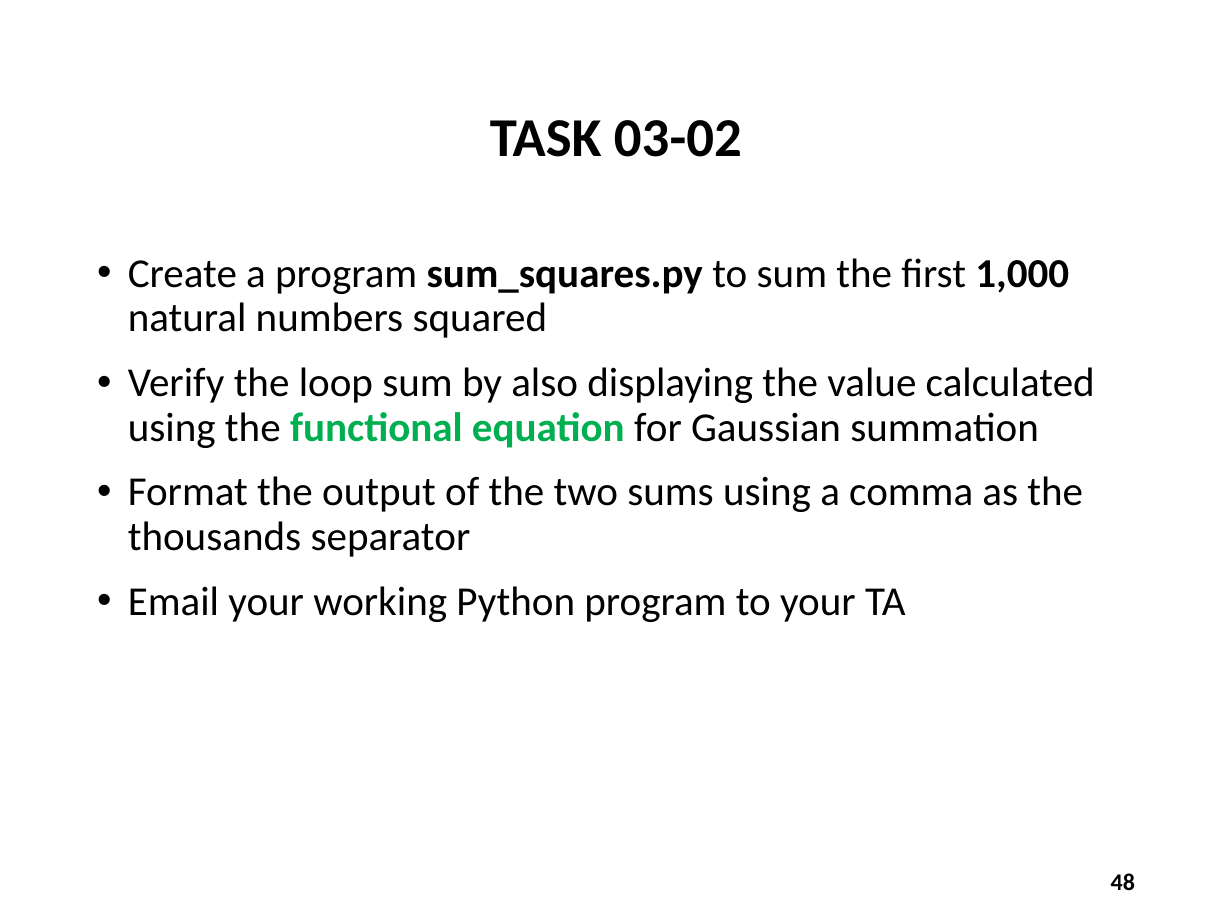
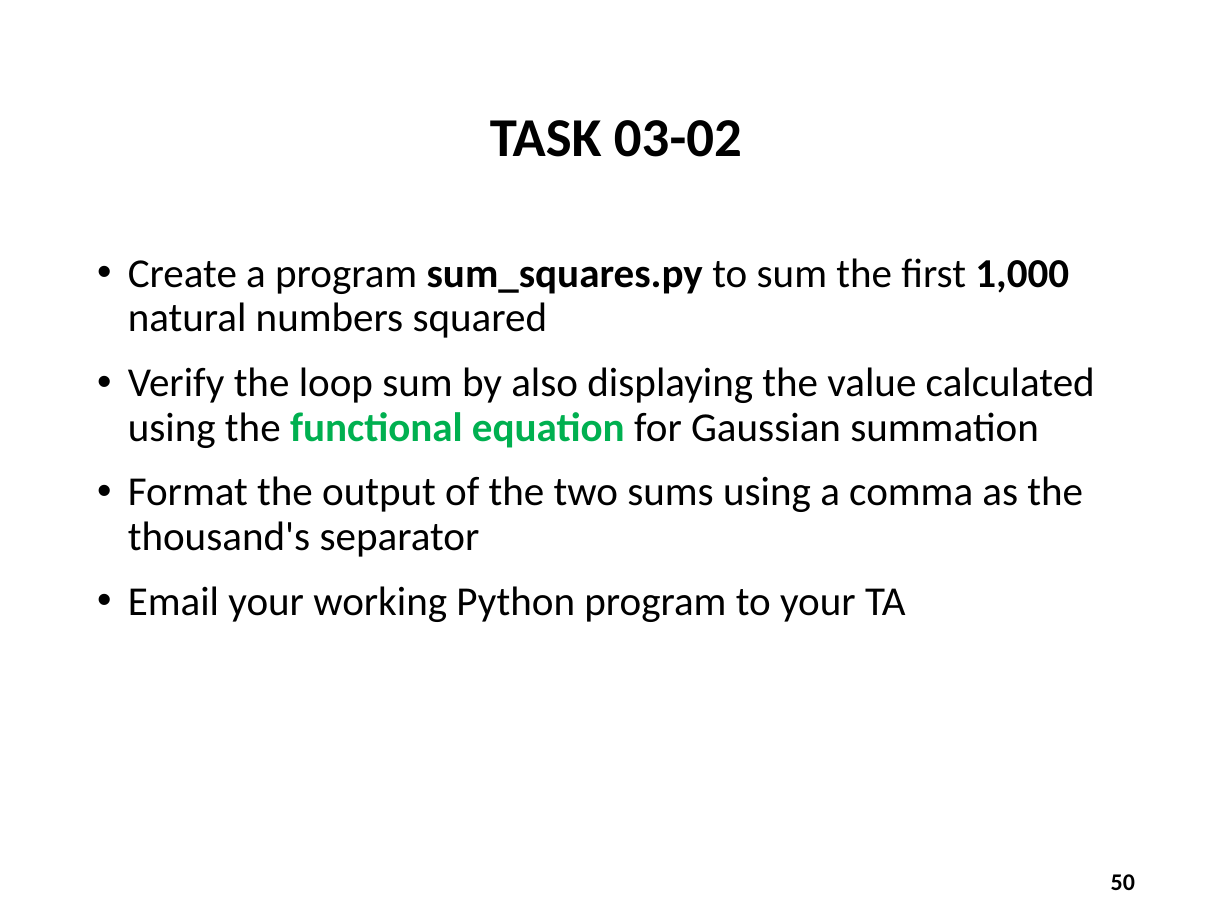
Before and after one commit to noahchampagne/QIS101, a slide deck: slide 50 of slides/Session 03 - Introducing Python/Session 03 - Introducing Python.pptx (slide 48 before the commit). Drawn at 1232x924 pixels with LibreOffice and Linux fonts; fonts in the diff are those of the drawing. Boxes give left, top, right and bottom in pixels: in the first picture for what was removed or moved away, otherwise in the second. Text is boxed around its words. In the diff, an @@ line names an element or a change of style, - is before the commit and + after.

Commit message:
Slide corrections

```diff
--- a/slides/Session 03 - Introducing Python/Session 03 - Introducing Python.pptx
+++ b/slides/Session 03 - Introducing Python/Session 03 - Introducing Python.pptx
@@ text at [128, 476, 1083, 557]: text changed @@
-• Format the output of the two sums using a comma as the thousands separator
+• Format the output of the two sums using a comma as the thousand's separator
@@ page number at [1111, 874, 1135, 890]: text changed @@
-48
+50
```
